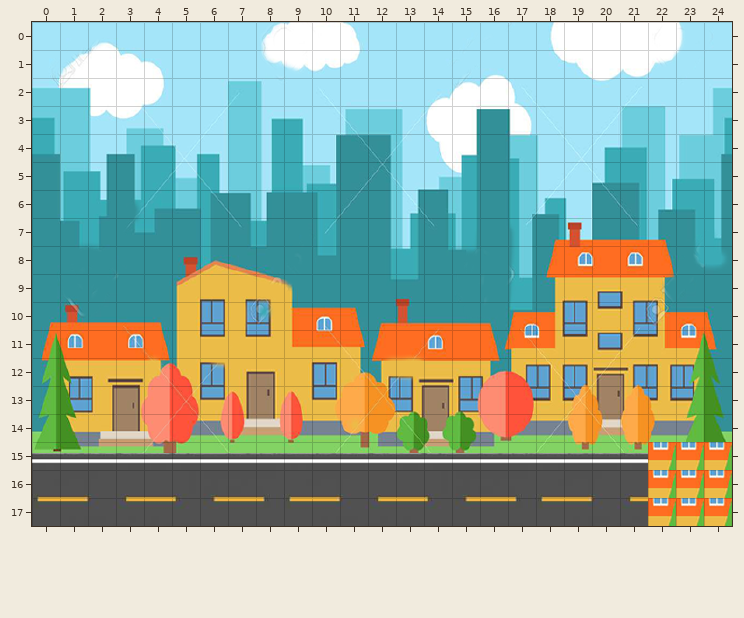
One commit to this Tiled map: textos/mapa.tmx. The picture above is the old version.
Cells are 32x32 px. Shown: x 0..24, y 0..17. The commit also replaced the tileset; all pictures use the new one.
The result:
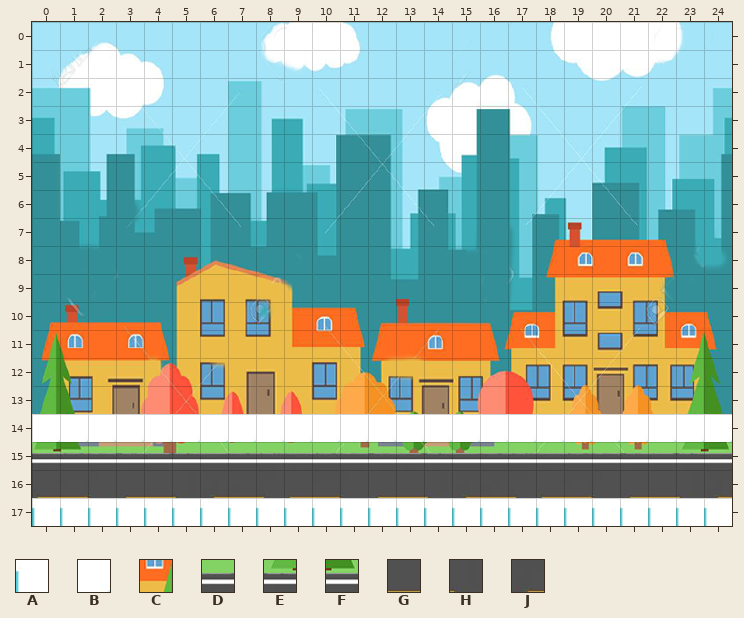
Key: from "fundoSoletrando": A 52, B 53, C 298, D 397, E 398, F 399, G 404, H 405, J 406.
_ is an empty cell, # one hidden under a higher layer.
Tiles of an added or newly shown layer are drawn over the layers below it.
Commit message: novas obstaculos e fundo de tela
What changed:
Layer "fundo":
y 15: x 22..24 CCC -> DEF
y 16: x 22..24 CCC -> GHJ
y 17: x 22..24 CCC -> ###
Layer "colisao" (now shown):
y 14: x 0..24 _________________________ -> BBBBBBBBBBBBBBBBBBBBBBBBB
y 17: x 0..24 _________________________ -> AAAAAAAAAAAAAAAAAAAAAAAAA
Where, in picture pixels (left, top, right, bottom), the same in both pictures:
changed: (32, 414, 732, 526)
